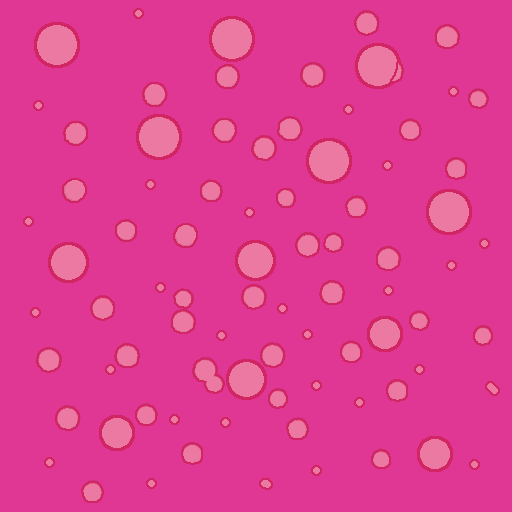
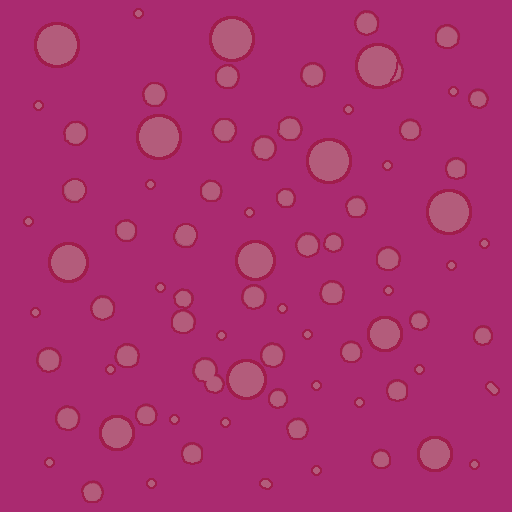
Two versions of the same layered image (w=512, h=512). Layer-by-layer changes:
added group "Group 1" with 5 layers over [0,0,512,512]
moved "Layer 2 copy 4" into group "Group 1" over [25,10,498,501]
moved "Layer 4" into group "Group 1" over [23,8,500,503]
moved "Layer 2" into group "Group 1" over [37,19,469,469]
moved "Layer 3" into group "Group 1" over [34,16,472,472]
moved "Layer 0" into group "Group 1" over [0,0,512,512]
